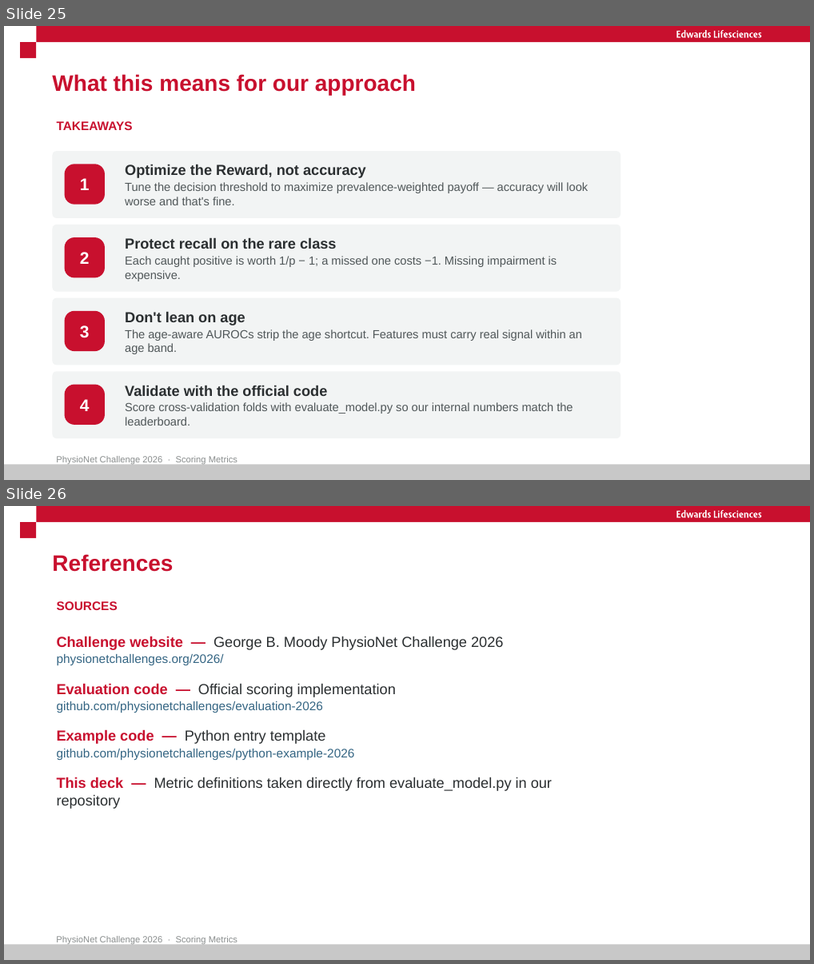
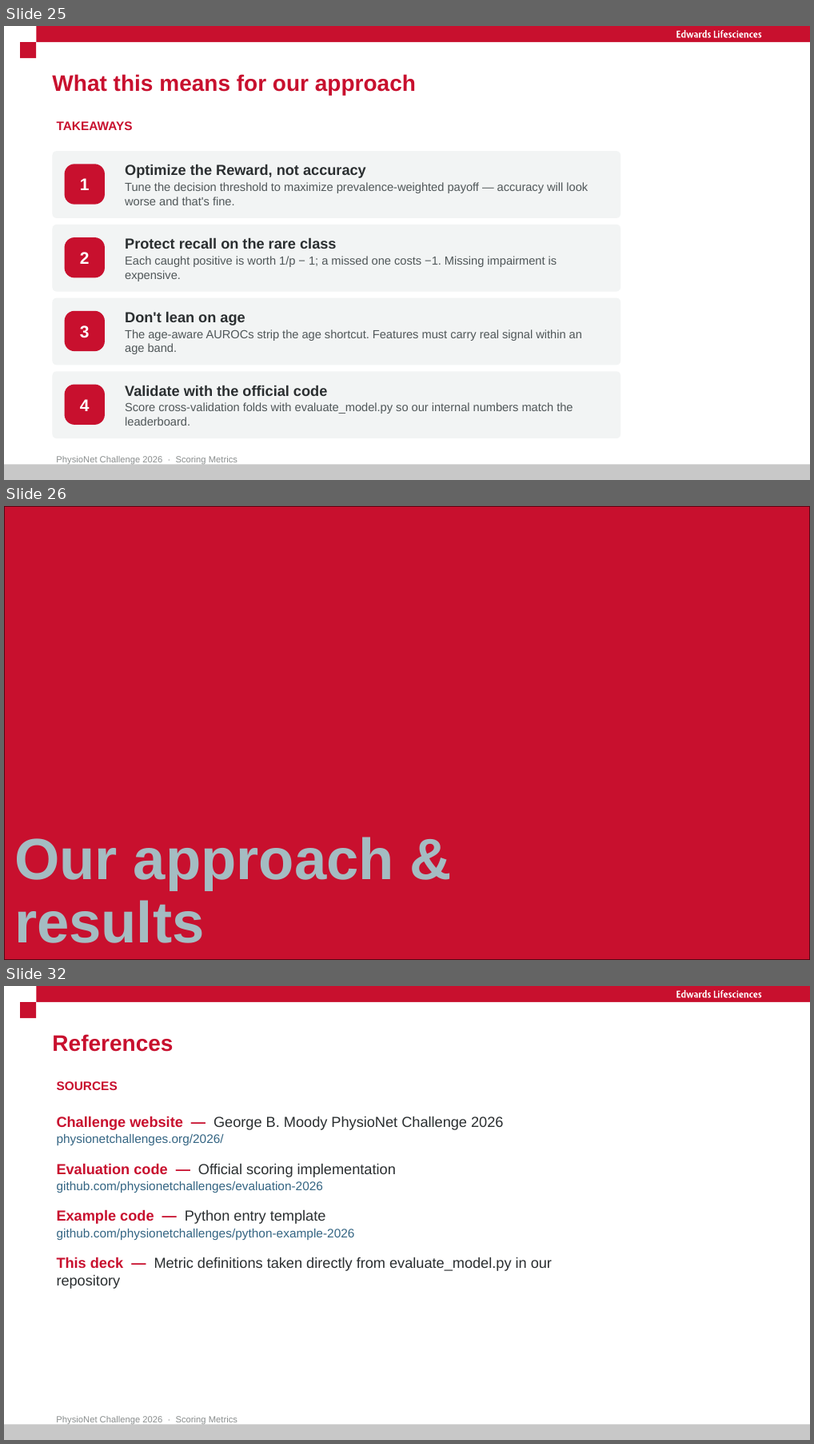
Before and after one commit to ArshiaIlaty/Sleeper, a slide deck: PhysioNet Challenge 2026 - Scoring Metrics.pptx. Shown one above the other, each under a label of ours: slides 25 and 26 before the commit, slides 25, 26 and 32 after it; the slides between them are not shown. The pictures are 814x964 and 814x1444 pixels, drawn with LibreOffice and Linux fonts; fonts in the diff are those of the drawing. Boxes give left, top, right and bottom in pixels: in the first picture for what was removed or moved away, otherwise in the second. Text is boxed around its words. In the diff, an @@ line names an element or a change of style, - is before the commit and + after.

```diff
--- a/PhysioNet Challenge 2026 - Scoring Metrics.pptx
+++ b/PhysioNet Challenge 2026 - Scoring Metrics.pptx
@@ slide 26 added at [4,506,810,960], background #C8102E; not listed: 2 template elements that a slide beside it also shows @@
@@ rectangle added at [4,506,810,959], fill #C8102E, outline #580714 1 pt @@
@@ title added at [14,836,394,943], 51.8 pt, text #A4BCC2, bold @@
+Our approach & results
@@ what was slide 26 is now slide 32 @@
```
Also in this commit, not shown: 5 other slides added, 25 other files.
